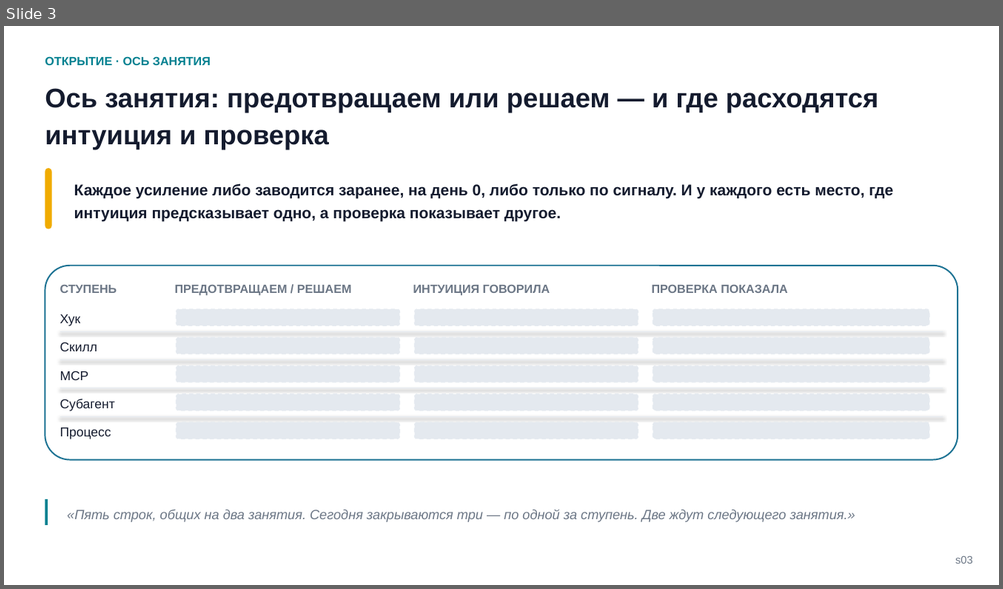
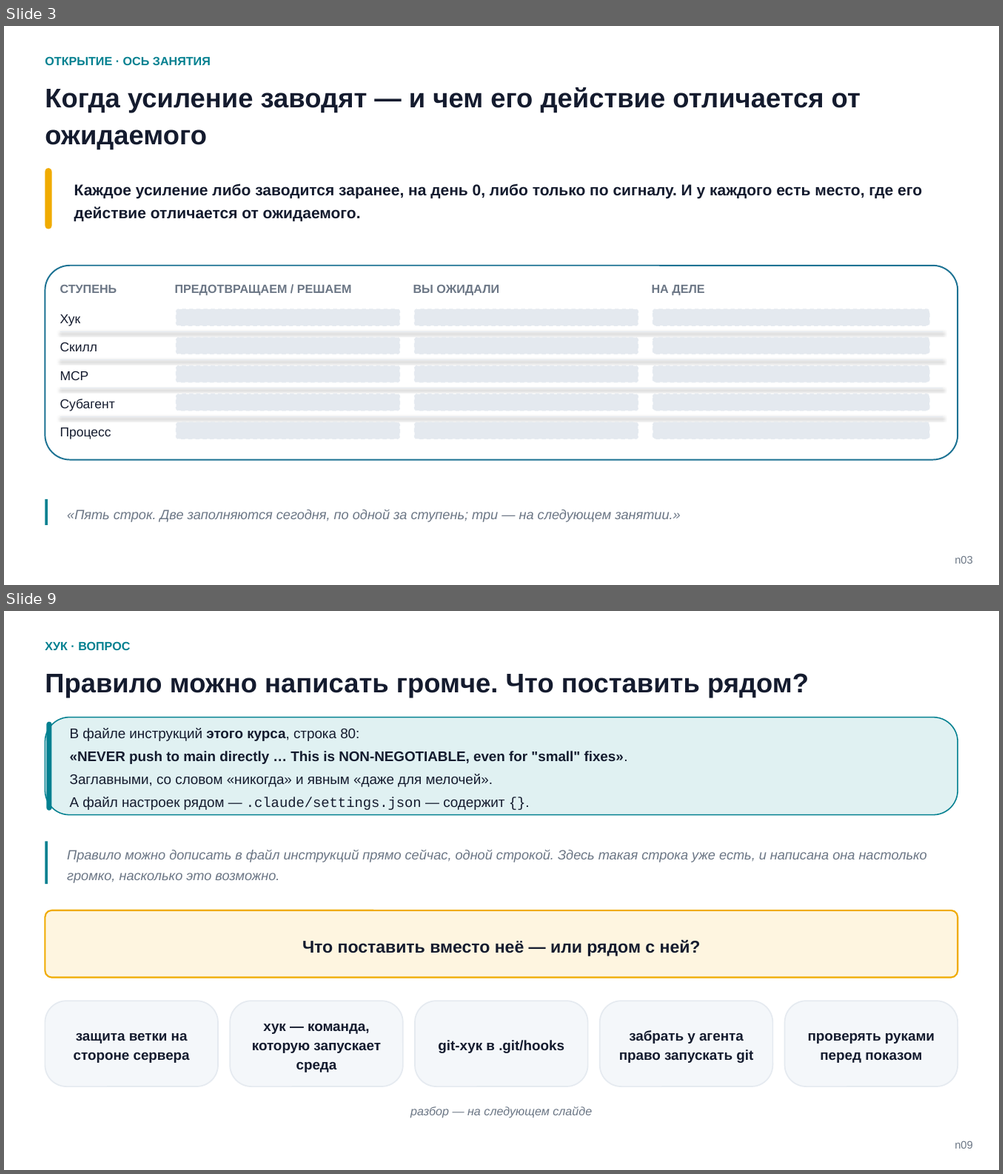
Before and after one commit to tellina-study/AI-usage-lessons, a slide deck: library/seminars/sem-05/rendered/sem-05.pptx. Shown one above the other, each under a label of ours: slide 3 before the commit, slides 3 and 9 after it; the slides between them are not shown. The pictures are 1003x589 and 1003x1174 pixels, drawn with LibreOffice and Linux fonts; fonts in the diff are those of the drawing. Boxes give left, top, right and bottom in pixels: in the first picture for what was removed or moved away, otherwise in the second. Text is boxed around its words. In the diff, an @@ line names an element or a change of style, - is before the commit and + after.

Commit message:
deck.yaml собран под новую деку генератором, прежняя уехала в deck-s50.yaml, заметки рендерера разрезаны, значок развилки выводится вместо таблицы #211

```diff
--- a/library/seminars/sem-05/rendered/sem-05.pptx
+++ b/library/seminars/sem-05/rendered/sem-05.pptx
@@ slide 9 added at (4,611,999,1170), background #FFFFFF @@
@@ text added at (45,641,130,650), 11.5 pt, text #028090, bold @@
+ХУК · ВОПРОС
@@ text added at (45,673,808,698), 26 pt, text #141B2E, bold @@
+Правило можно написать громче. Что поставить рядом?
@@ rounded rectangle added at (45,717,958,815), fill #E0F1F2, outline #028090 1.1 pt @@
@@ rounded rectangle added at (46,722,52,811), fill #028090 @@
@@ text added at (70,728,628,810), 13.5 pt, text #141B2E @@
+В файле инструкций этого курса, строка 80:
+«NEVER push to main directly … This is NON-NEGOTIABLE, even for "small" fixes».
+Заглавными, со словом «никогда» и явным «даже для мелочей».
+А файл настроек рядом — .claude/settings.json — содержит {}.
@@ rectangle added at (45,842,48,884), fill #028090 @@
@@ text added at (67,849,927,883), 13 pt, text #6B7685, italic @@
+Правило можно дописать в файл инструкций прямо сейчас, одной строкой. Здесь такая строка уже есть, и написана она настолько громко, насколько это возможно.
@@ rounded rectangle added at (45,911,958,978), fill #FEF5E0, outline #F0AB00 1.5 pt @@
@@ text added at (302,940,700,957), 16.5 pt, text #141B2E, bold @@
+Что поставить вместо неё — или рядом с ней?
@@ rounded rectangle added at (45,1001,218,1087), fill #F4F7FA, outline #E5EAF0 1.2 pt @@
@@ rounded rectangle added at (230,1001,403,1087), fill #F4F7FA, outline #E5EAF0 1.2 pt @@
@@ rounded rectangle added at (415,1001,588,1087), fill #F4F7FA, outline #E5EAF0 1.2 pt @@
@@ rounded rectangle added at (600,1001,772,1087), fill #F4F7FA, outline #E5EAF0 1.2 pt @@
@@ rounded rectangle added at (785,1001,958,1087), fill #F4F7FA, outline #E5EAF0 1.2 pt @@
@@ text added at (252,1024,381,1073), 13.5 pt, text #141B2E, bold @@
+хук — команда, которую запускает среда
@@ text added at (619,1031,753,1063), 13.5 pt, text #141B2E, bold @@
+забрать у агента право запускать git
@@ text added at (74,1034,190,1063), 13.5 pt, text #141B2E, bold @@
+защита ветки на стороне сервера
@@ text added at (438,1040,564,1054), 13.5 pt, text #141B2E, bold @@
+git-хук в .git/hooks
@@ text added at (808,1034,934,1063), 13.5 pt, text #141B2E, bold @@
+проверять руками перед показом
@@ text added at (410,1107,592,1119), 11.5 pt, text #6B7685, italic @@
+разбор — на следующем слайде
@@ text added at (954,1142,972,1149), 10.5 pt, text #6B7685 @@
+n09
@@ slide 3 changed as well @@
@@ text at (45,87,860,150): text changed @@
-Ось занятия: предотвращаем или решаем — и где расходятся интуиция и проверка
+Когда усиление заводят — и чем его действие отличается от ожидаемого
@@ text at (74,184,922,221): text changed @@
-Каждое усиление либо заводится заранее, на день 0, либо только по сигналу. И у каждого есть место, где интуиция предсказывает одно, а проверка показывает другое.
+Каждое усиление либо заводится заранее, на день 0, либо только по сигналу. И у каждого есть место, где его действие отличается от ожидаемого.
@@ text at (413,285,499,295): text changed @@
-ИНТУИЦИЯ ГОВОРИЛА
+ВЫ ОЖИДАЛИ
@@ text at (652,285,704,295): text changed @@
-ПРОВЕРКА ПОКАЗАЛА
+НА ДЕЛЕ
@@ text at (67,510,680,523): text changed @@
-«Пять строк, общих на два занятия. Сегодня закрываются три — по одной за ступень. Две ждут следующего занятия.»
+«Пять строк. Две заполняются сегодня, по одной за ступень; три — на следующем занятии.»
@@ text at (954,557,972,564): text changed @@
-s03
+n03
```
Also in this commit, not shown: 3 other slides changed, 60 other slides added, 46 slides removed, 10 other files.
